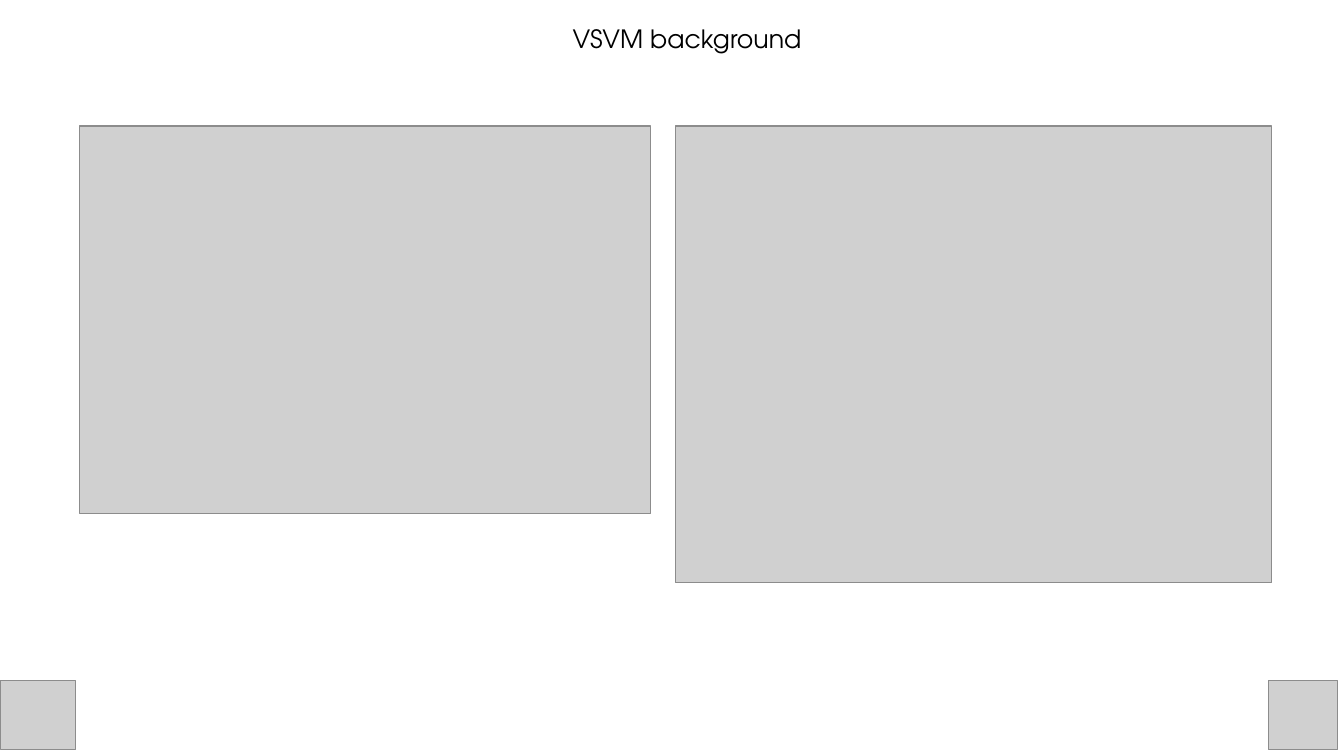
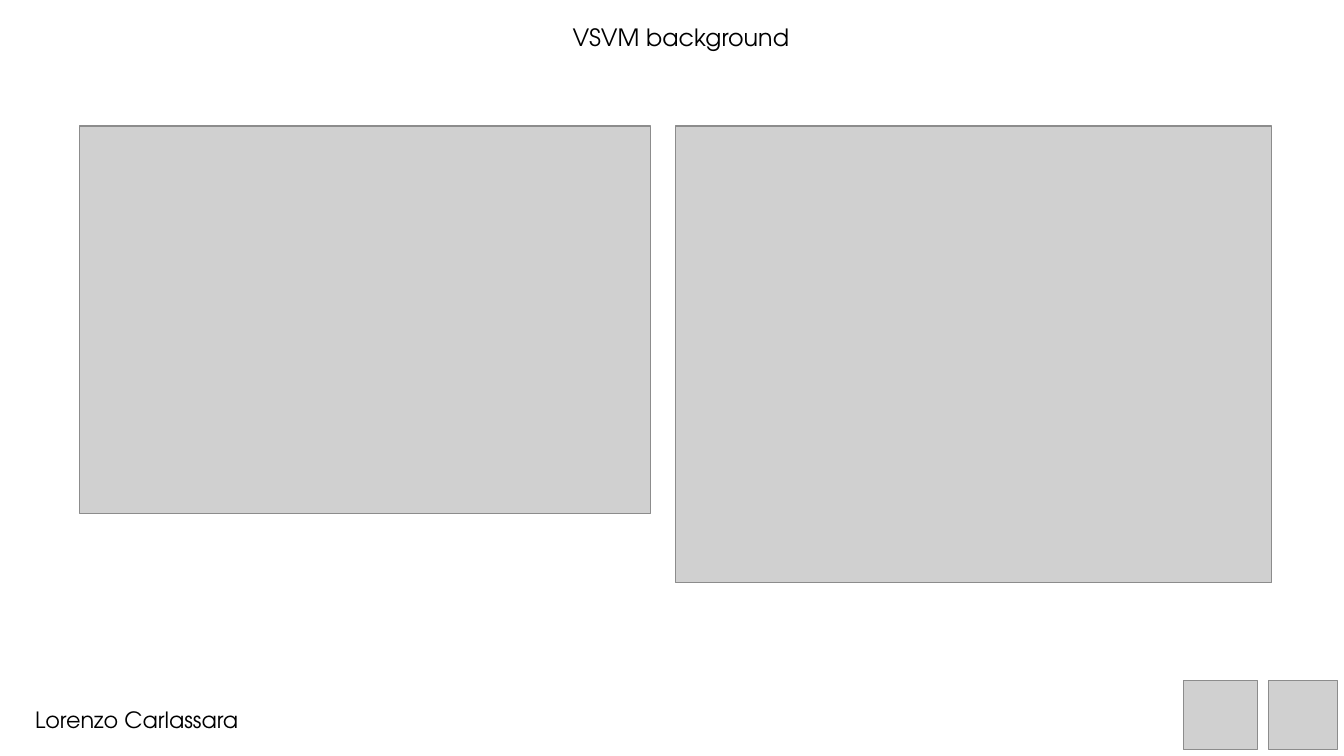
Before and after one commit to carls31/active-learning-virtual-SVM, a slide deck: slide 3 of presentation_CARLASSARA_10601118.pptx. Drawn at 1344x756 pixels with LibreOffice and Linux fonts; fonts in the diff are those of the drawing; grey boxes stand for pictures. Boxes give left, top, right and bottom in pixels: in the first picture for what was removed or moved away, otherwise in the second. Text is boxed around its words. In the diff, an @@ line names an element or a change of style, - is before the commit and + after.

```diff
--- a/presentation_CARLASSARA_10601118.pptx
+++ b/presentation_CARLASSARA_10601118.pptx
@@ text "VSVM background" at [573, 28, 789, 51]: size 18 to 17 pt @@
@@ picture: place and size @@
-picture at [1, 681, 76, 750]
+picture at [1184, 681, 1258, 750]
@@ text added at [35, 711, 238, 729], 16 pt, text #000000 @@
+Lorenzo Carlassara
```
Also in this commit, not shown: 9 other slides changed, 1 slide added, 1 slide removed, 2 other files.
